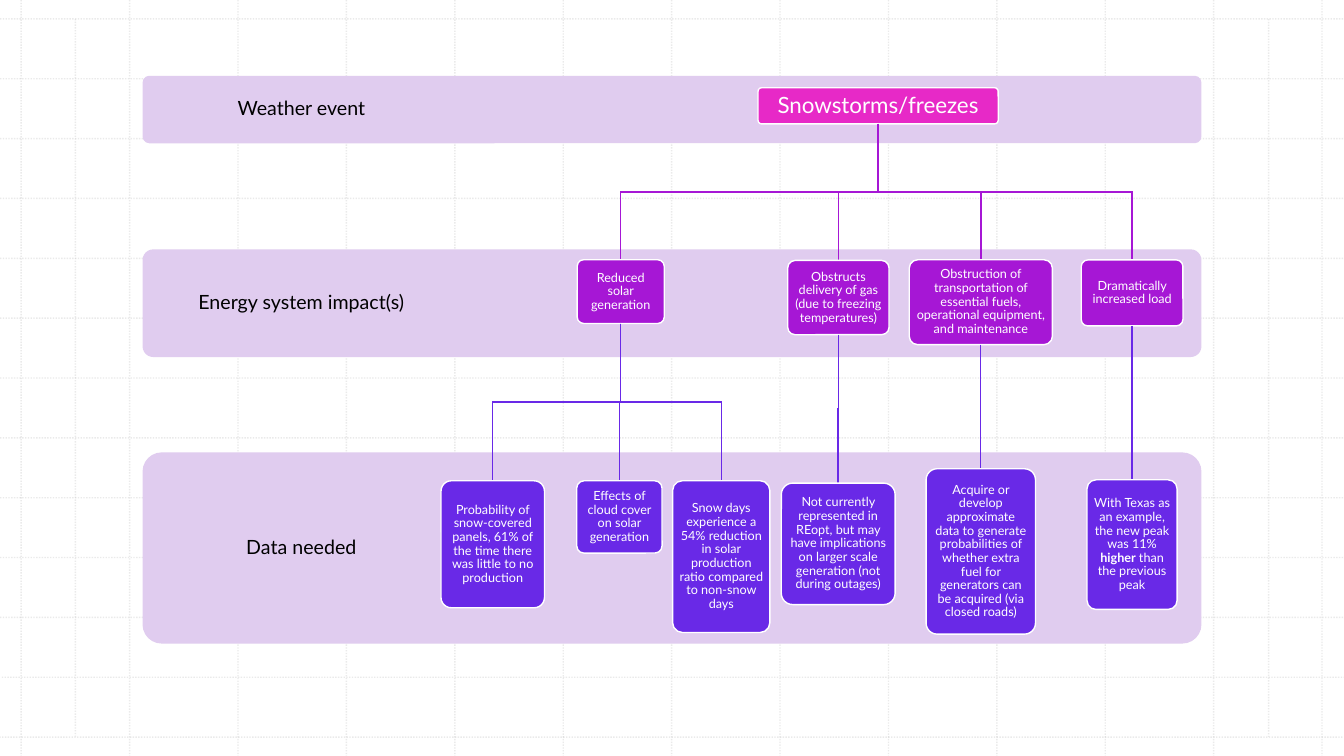
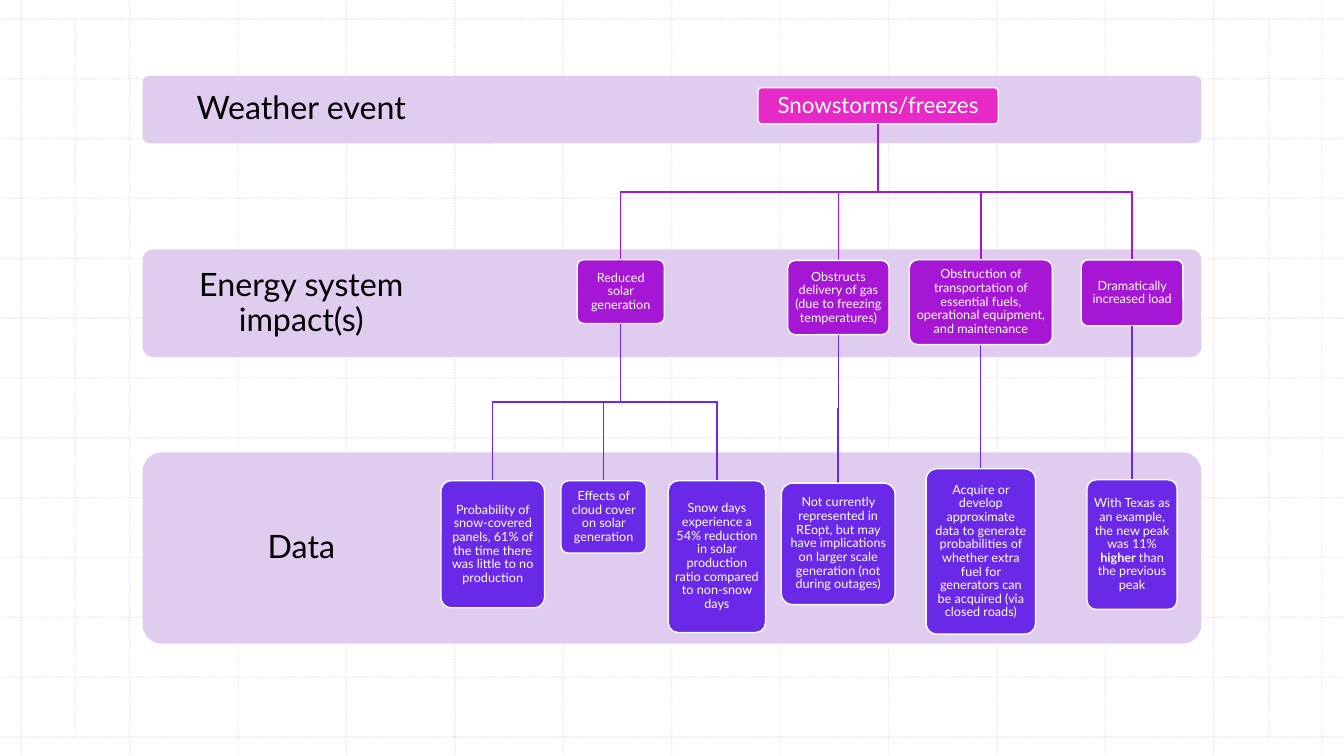
Before and after one commit to madelinemacmillan/PhD, a slide deck: slide 5 of NaturalDisasters.pptx. Drawn at 1344x756 pixels with LibreOffice and Linux fonts; fonts in the diff are those of the drawing. Boxes give left, top, right and bottom in pixels: in the first picture for what was removed or moved away, otherwise in the second. Text is boxed around its words. In the diff, an @@ line names an element or a change of style, - is before the commit and + after.

```diff
--- a/NaturalDisasters.pptx
+++ b/NaturalDisasters.pptx
@@ text "Weather event" at bbox=[197, 95, 406, 120]: size 14 to 23 pt; more space between paragraphs @@
@@ text "Energy system impact(s)" at bbox=[199, 273, 404, 337]: size 14 to 23 pt; more space between paragraphs @@
@@ freeform shape: place and size @@
-freeform shape at bbox=[615, 324, 625, 481]
+freeform shape at bbox=[604, 324, 621, 481]
@@ freeform shape: place and size @@
-freeform shape at bbox=[621, 324, 722, 481]
+freeform shape at bbox=[621, 324, 717, 481]
@@ rounded rectangle: place and size @@
-rounded rectangle at bbox=[577, 481, 662, 554]
+rounded rectangle at bbox=[562, 481, 647, 554]
@@ text "Effects of cloud cover on ...": place and size @@
-text "Effects of cloud cover on ..." at bbox=[588, 491, 651, 544]
+text "Effects of cloud cover on ..." at bbox=[572, 491, 635, 544]
@@ rounded rectangle: place and size @@
-rounded rectangle at bbox=[673, 481, 769, 633]
+rounded rectangle at bbox=[668, 481, 765, 633]
@@ text "Snow days experience a 54% ...": place and size @@
-text "Snow days experience a 54% ..." at bbox=[680, 502, 763, 610]
+text "Snow days experience a 54% ..." at bbox=[675, 502, 759, 610]
@@ text at bbox=[268, 535, 335, 559]: text changed; size 14 to 23 pt @@
-Data needed
+Data
```
Also in this commit, not shown: 2 other slides changed, 1 other file.
